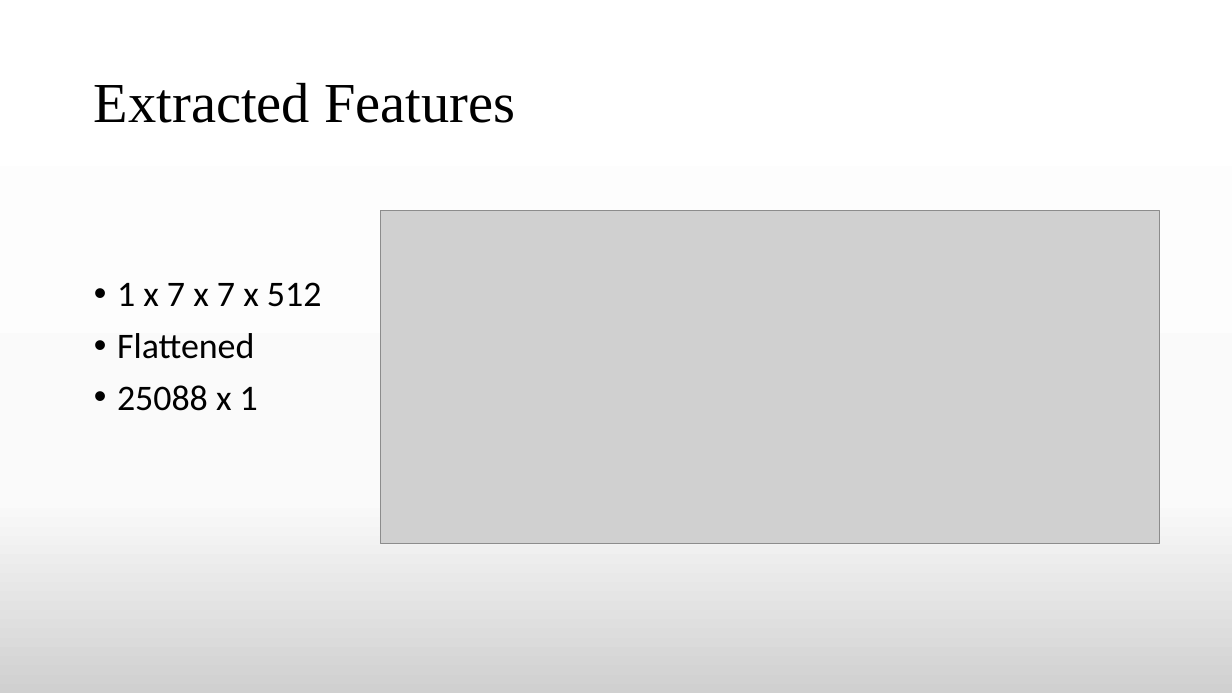
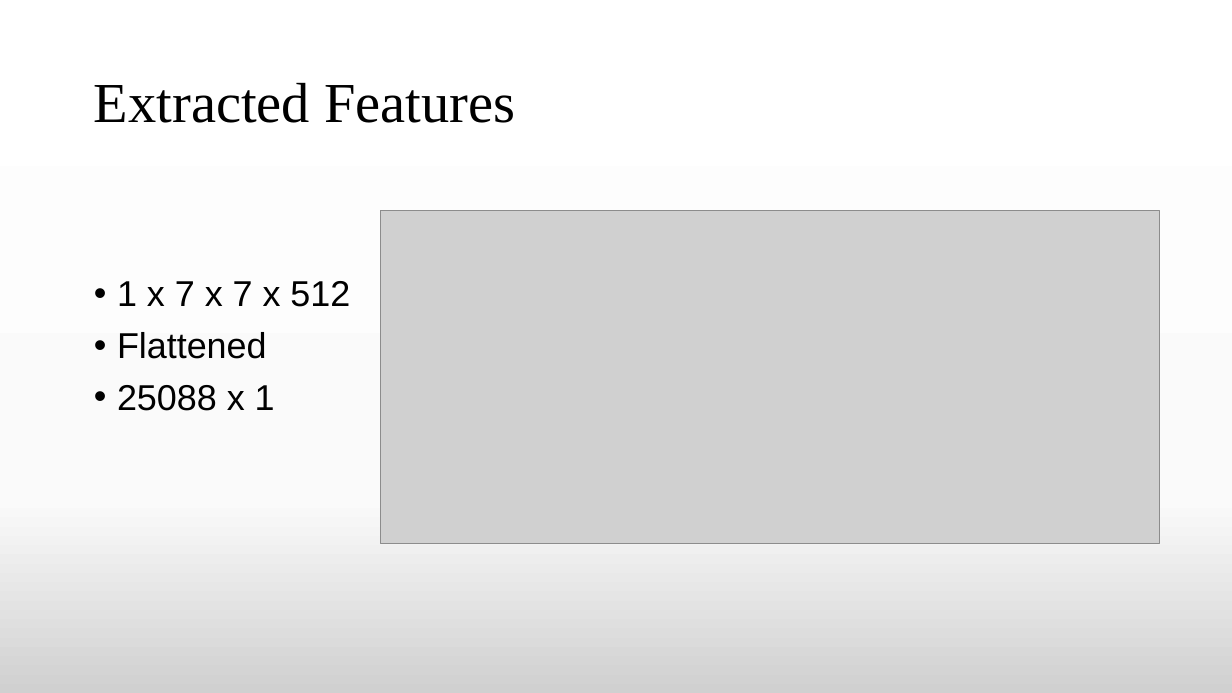
Before and after one commit to TheAnonymousMan/local-language-recognition-gcelt-class-2021, a slide deck: slide 18 of Documentation/4th Year Project Presentation.pptx. Drawn at 1232x693 pixels with LibreOffice and Linux fonts; fonts in the diff are those of the drawing; grey boxes stand for pictures. Boxes give left, top, right and bottom in pixels: in the first picture for what was removed or moved away, otherwise in the second. Text is boxed around its words. In the diff, an @@ line names an element or a change of style, - is before the commit and + after.

```diff
--- a/Documentation/4th Year Project Presentation.pptx
+++ b/Documentation/4th Year Project Presentation.pptx
@@ text "1 x 7 x 7 ..." at (x1=117, y1=281, x2=350, y2=411): font Calibri to Arial @@
```
Also in this commit, not shown: 17 other slides changed, 1 other file.
